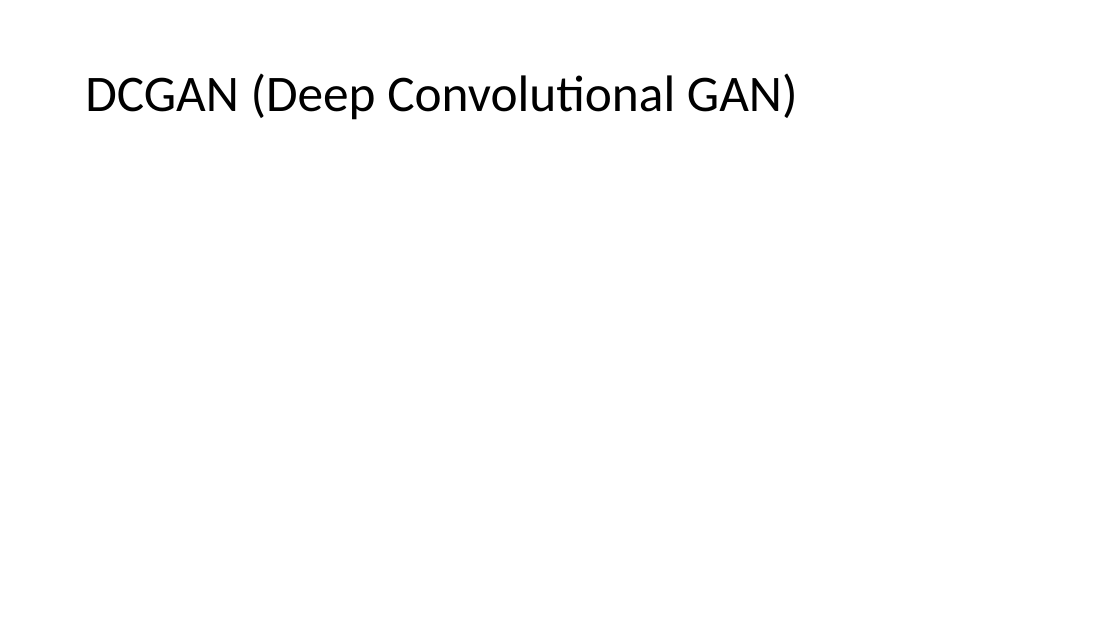
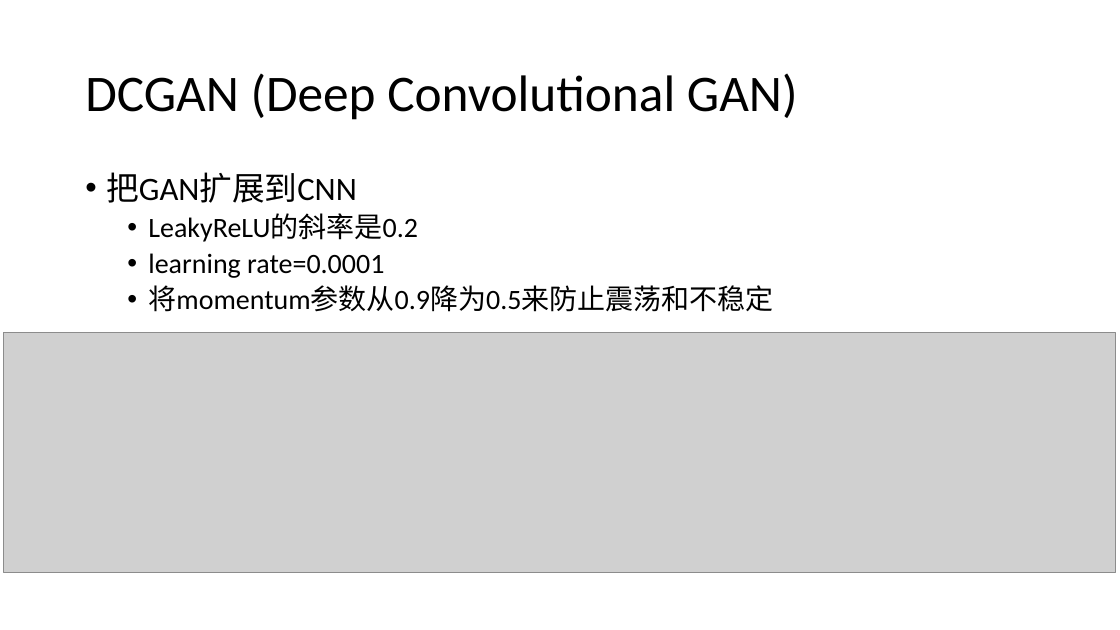
Before and after one commit to foamliu/Learning-DL, a slide deck: slide 5 of gan/GAN.pptx. Drawn at 1120x630 pixels with LibreOffice and Linux fonts; fonts in the diff are those of the drawing; grey boxes stand for pictures. Boxes give left, top, right and bottom in pixels: in the first picture for what was removed or moved away, otherwise in the second. Text is boxed around its words. In the diff, an @@ line names an element or a change of style, - is before the commit and + after.

```diff
--- a/gan/GAN.pptx
+++ b/gan/GAN.pptx
@@ text added at (106, 172, 773, 312), 24 pt, text #000000 @@
+• 把GAN扩展到CNN
+  • LeakyReLU的斜率是0.2
+  • learning rate=0.0001
+  • 将momentum参数从0.9降为0.5来防止震荡和不稳定
@@ picture added at (3, 333, 1116, 573) @@
```
Also in this commit, not shown: 2 other slides changed, 2 other files.
